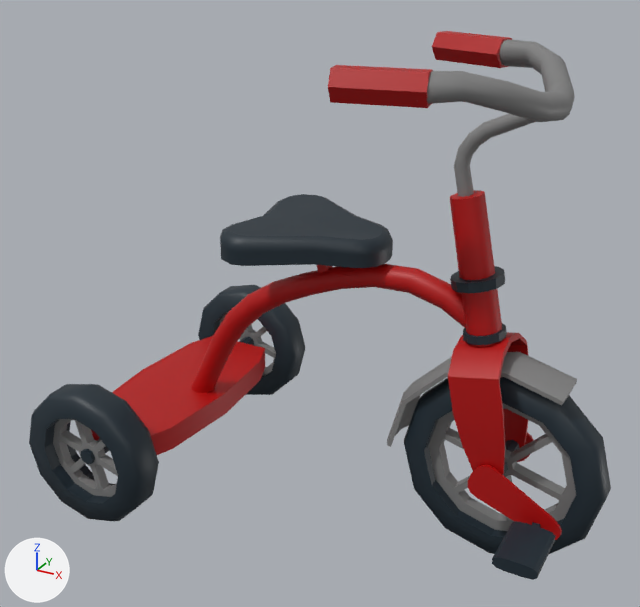
Two versions of the FBX model Content/Vehicle/Tricycle/SKM_Tricycle.fbx, one commit apart.
The view is the same before and after, from a 50 mm lens placed at (0.849, -1.763, 1.436), pointed at (-0.104, -0.029, 0.569). Lighting does not change. The marker at lower left points along +X, +Y and +Z. Where no turn or scale is listed for an object, it has been applied to the vertices. Vertices at the same position are counted once.

The first picture shows 'Tricycle'.
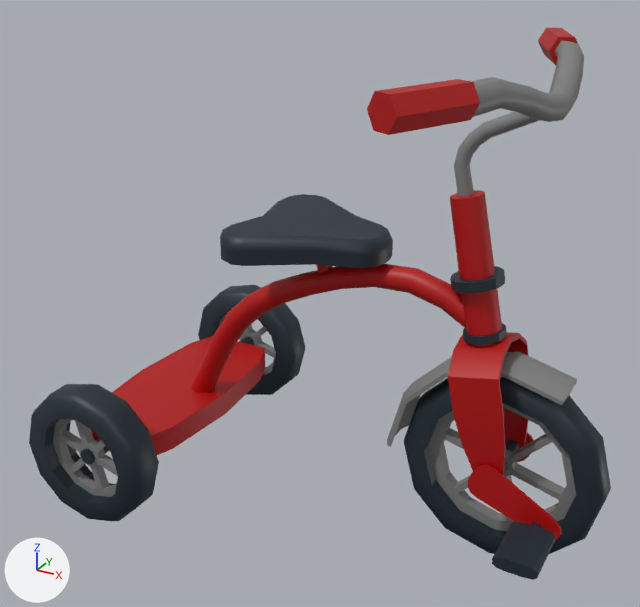
Where the change shows, as pixel boxes [x1, y1, x2, y2] in the pictures (640 x 607 px; the box of a moved part takes in the faces that stretch with it):
'Tricycle', reshaped
    before: [29, 31, 611, 580]
    after: [29, 28, 611, 580]
part 1 of me_tricycle_001, deleted (red)
    before: [432, 31, 512, 68]
part 2 of me_tricycle_001, deleted (red)
    before: [328, 65, 433, 108]
part 3 of me_tricycle_001, moved or reshaped
    before: [427, 39, 575, 122]
    after: [367, 28, 584, 135]

Patch to the scene script:
```diff
--- a/Content/Vehicle/Tricycle/SKM_Tricycle.fbx.py
+++ b/Content/Vehicle/Tricycle/SKM_Tricycle.fbx.py
@@ me_tricycle_001 @@
 # used by ob_tricycle; location = (0.0, 0.0, 0.0)
-me_tricycle_001.from_pydata(...)  # 1416 vertices, 2674 faces; spans x -0.761..0.619, y -0.411..0.418, z 0.001..1.181
+me_tricycle_001.from_pydata(...)  # 1362 vertices, 2578 faces; spans x -0.761..0.619, y -0.508..0.508, z 0.001..1.182
+# me_tricycle_001 part 1: the loose piece of 12 vertices spanning x 0.038..0.234, y 0.209..0.328, z 1.118..1.181 is deleted
+# me_tricycle_001 part 2: the loose piece of 12 vertices spanning x 0.052..0.246, y -0.312..-0.203, z 1.115..1.178 is deleted
+# me_tricycle_001 part 3
+# 102 vertices are removed from x 0.212..0.437, y -0.272..0.274, z 1.061..1.18
+# 192 faces are deleted
+# 72 vertices are added at x 0.228..0.432, y -0.508..0.508, z 1.074..1.182
+# 136 new faces join them
 me_tricycle_001.materials.append(mat_base)
```
